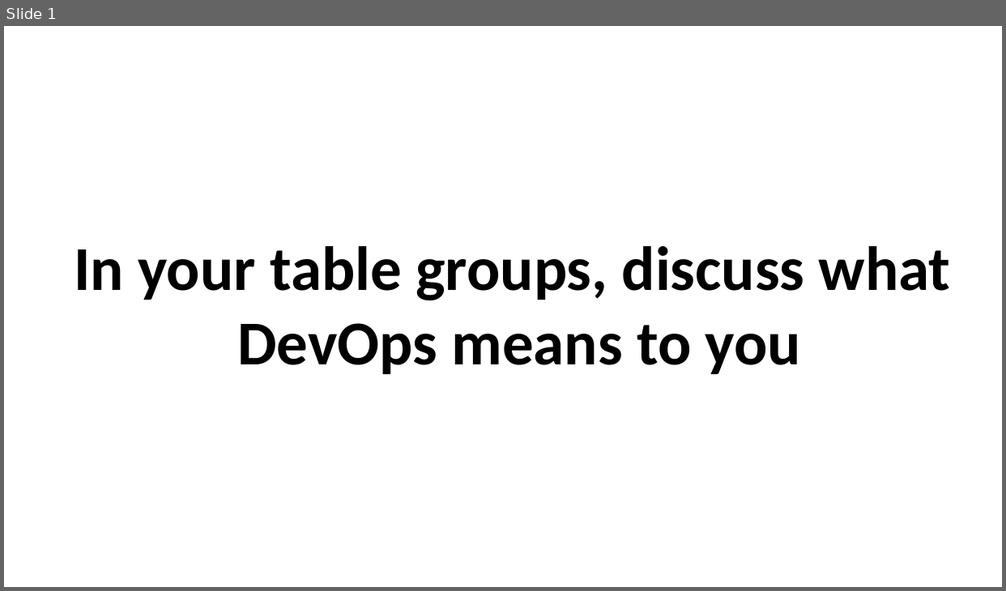
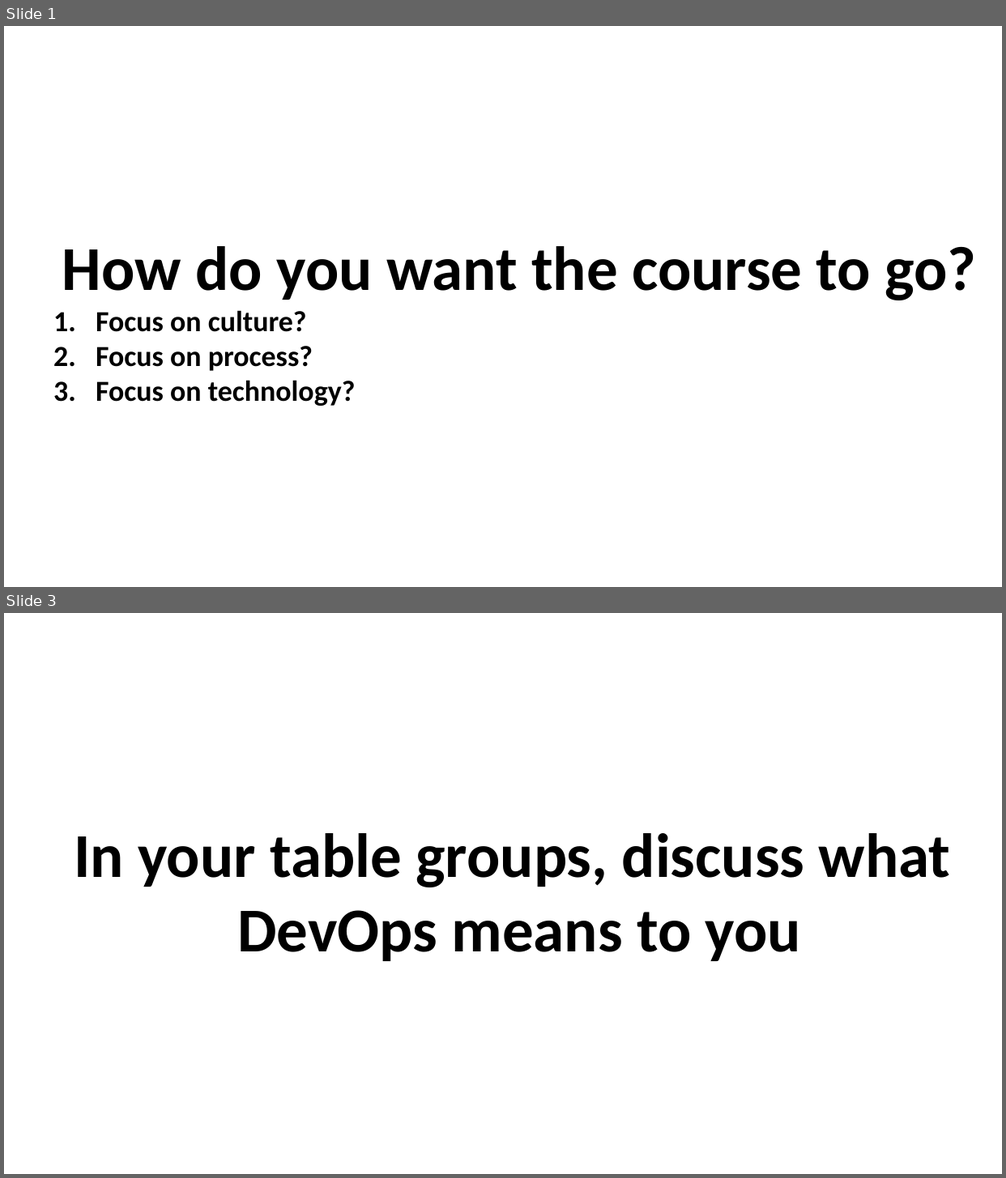
Before and after one commit to Tim-AEQ/devops, a slide deck: devops.pptx. Shown one above the other, each under a label of ours: slide 1 before the commit, slides 1 and 3 after it; the slides between them are not shown. The pictures are 1006x591 and 1006x1178 pixels, drawn with LibreOffice and Linux fonts; fonts in the diff are those of the drawing. Boxes give left, top, right and bottom in pixels: in the first picture for what was removed or moved away, otherwise in the second. Text is boxed around its words. In the diff, an @@ line names an element or a change of style, - is before the commit and + after.

```diff
--- a/devops.pptx
+++ b/devops.pptx
@@ slide 1 added at (x1=4, y1=26, x2=1002, y2=587), background #FFFFFF @@
@@ text added at (x1=62, y1=246, x2=977, y2=406), 28 pt, text #000000, bold @@
+How do you want the course to go?
+1. Focus on culture?
+2. Focus on process?
+3. Focus on technology?
@@ what was slide 1 is now slide 3 @@
```
Also in this commit, not shown: 1 slide changed, 1 other slide added, 1 slide removed, 1 other file.
